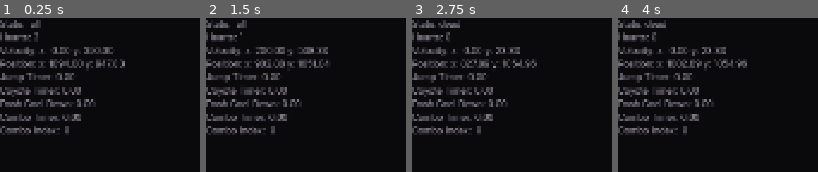
Above: before the commit, frames 1-4 (left to right).
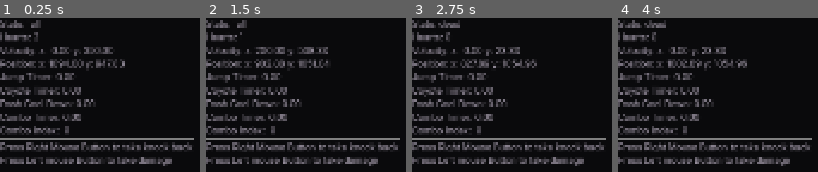
Above: after the commit, the same moments.

Repository: SinaMajdieh/boss-room
Game: Godot game, scene res://scenes/level.tscn
Same seed, same stepped clock (60 frames per second), same inputs: the game is played once before the commit and once after it.
Inputs (mouse positions are in pixels of both pictures, inside the frame that each line leads up to):
- Up to frame 1 (0.25 s): no input
- Up to frame 2 (1.5 s): move the mouse to (outside the picture) at 0.52 s; hold D (right) from 0.53 s (still down); right-click (outside the picture) at 0.6 s; tap Space (jump) at 0.77 s; click (outside the picture) at 0.8 s; move the mouse to (outside the picture) at 1.27 s; click (outside the picture) at 1.35 s
- Up to frame 3 (2.75 s): tap Space (jump) at 1.52 s; right-click (outside the picture) at 1.55 s; move the mouse to (outside the picture) at 2.02 s; release D (right) at 2.03 s; hold A (left) from 2.03 s (still down); right-click (outside the picture) at 2.1 s; click (outside the picture) at 2.3 s
- Up to frame 4 (4 s): tap Enter at 2.75 s; move the mouse to (outside the picture) at 2.77 s; release A (left) at 2.78 s; hold D (right) from 2.78 s (still down); tap Right (attack) at 2.85 s; tap Space (jump) at 3.02, 3.77 s; right-click (outside the picture) at 3.05 s; move the mouse to (outside the picture) at 3.52 s; tap Shift (dash) at 3.6 s; click (outside the picture) at 3.8 s

The runs differ from the first frame. In frame 1, 6.3% of the frame differs, in the area x 0-97%, y 77-97%; in frame 2, 6.3%; in frame 3, 6.3%; in frame 4, 6.3%.

Commit message:
Fixed new issue with state machine passing the current state name instead of the previous state name Fixed new issue with boss hurt function not taking knock back as an attribute

Diff:
--- a/scenes/player.tscn
+++ b/scenes/player.tscn
@@ -257,14 +257,14 @@
 
 [node name="Collision" type="CollisionShape2D" parent="HitBox"]
 shape = SubResource("CapsuleShape2D_kpjcp")
-debug_color = Color(0.23824668, 0.00047553182, 0.3748404, 1)
+debug_color = Color(0.23921569, 0.12156863, 0.15686275, 1)
 
 [node name="Dash" type="CollisionShape2D" parent="HitBox"]
 visible = false
 position = Vector2(0, 10)
 shape = SubResource("CapsuleShape2D_y4r1p")
 disabled = true
-debug_color = Color(0.23824668, 0.00047553182, 0.3748404, 1)
+debug_color = Color(0.23921569, 0.12156863, 0.15686275, 1)
 
 [node name="Dead" type="CollisionShape2D" parent="HitBox"]
 visible = false
@@ -272,7 +272,7 @@
 rotation = 1.5707964
 shape = SubResource("CapsuleShape2D_jej6c")
 disabled = true
-debug_color = Color(0.23824668, 0.00047553182, 0.3748404, 1)
+debug_color = Color(0.23921569, 0.12156863, 0.15686275, 1)
 
 [node name="Attacks" type="Node2D" parent="."]
 
--- a/scenes/player_debug_menu.tscn
+++ b/scenes/player_debug_menu.tscn
@@ -87,3 +87,13 @@
 theme_override_font_sizes/font_size = 22
 text = "Combo Index: "
 script = ExtResource("9_hbebu")
+
+[node name="HSeparator" type="HSeparator" parent="VBoxContainer"]
+layout_mode = 2
+
+[node name="Info" type="Label" parent="VBoxContainer"]
+layout_mode = 2
+theme_override_colors/font_color = Color(0.65882355, 0.62352943, 0.6862745, 1)
+theme_override_font_sizes/font_size = 22
+text = "Press Right Mouse Button to take knock back
+Press Left mouse Button to take damage"
--- a/scripts/boss/boss.gd
+++ b/scripts/boss/boss.gd
@@ -13,7 +13,7 @@
 		velocity.y += gravity_down * delta
 	move_and_slide()
 
-func hurt(amount: Variant) -> void:
+func hurt(amount: Variant, _knock_back: float = 0.0) -> void:
 	health.hurt(amount)
 
 func health_changed(new_health: float) -> void:
--- a/scripts/boss/health.gd
+++ b/scripts/boss/health.gd
@@ -5,4 +5,4 @@
     print("Got hurt %2.2f points!" % amount)
     current_health = clamp(current_health - amount, 0, max_health)
     if current_health <= 0:
-        died()
+        depleted()
--- a/scripts/boss/hitbox.gd
+++ b/scripts/boss/hitbox.gd
@@ -9,6 +9,7 @@
 
 func _ready() -> void:
     set_player_phase_through(player_phase_through)
+
 func _on_area_entered(area: Area2D) -> void:
     if not area:
         return
@@ -19,6 +20,7 @@
 
 func set_player_phase_through(can_phase: bool) -> void:
     player_phase_through = can_phase
+
     if not can_phase and not area_entered.is_connected(_on_area_entered):
         area_entered.connect(_on_area_entered)
     if can_phase and area_entered.is_connected(_on_area_entered):
--- a/scripts/health.gd
+++ b/scripts/health.gd
@@ -13,13 +13,13 @@
 func hurt(amount: Variant = 1) -> void:
     current_health = clamp(current_health - amount, 0, max_health)
     if current_health <= 0:
-        died()
+        depleted()
 
 func heal(amount: Variant = 1) -> void:
     current_health += amount
     current_health = clamp(current_health, 0, max_health)
 
-func died() -> void:
+func depleted() -> void:
     health_depleted.emit()
 
 func is_depleted() -> bool:
--- a/scripts/hitbox.gd
+++ b/scripts/hitbox.gd
@@ -4,17 +4,17 @@
 @export var entity: Node
 
 func hurt(amount: Variant, knock_back: float = 0.0) -> void:
-    if not entity:
-        push_warning("No health component")
-        return
-    entity.hurt(amount, knock_back)
+	if not entity:
+		push_warning("No health component")
+		return
+	entity.hurt(amount, knock_back)
 
 func disable() -> void:
-    monitoring = false
-    monitorable = false
-    visible = false
+	monitoring = false
+	monitorable = false
+	visible = false
 
 func enable() -> void:
-    monitoring = true
-    monitorable = true
-    visible = true
+	monitoring = true
+	monitorable = true
+	visible = true
--- a/scripts/player/movement/precise_movement.gd
+++ b/scripts/player/movement/precise_movement.gd
@@ -37,3 +37,9 @@
 	if not player.jump_timer.is_stopped():
 		player.velocity.y = -jump_force
 		player.jump_timer.stop()
+
+func apply_knock_back(knock_back_velocity: float) -> void:
+	if not facing_left:
+		player.velocity.x = -knock_back_velocity
+	else:
+		player.velocity.x = knock_back_velocity
--- a/scripts/player/states/attack.gd
+++ b/scripts/player/states/attack.gd
@@ -8,10 +8,11 @@
 var combo: int = 0
 
 func enter(_previous_state: String) -> void:
-	if combo_timer.is_stopped():
+	if not in_combo():
 		reset_combo()
 	else:
 		combo_timer.stop()
+
 	attack = attack_sequence[get_combo_index()]
 	attack_animation_player.animation_finished.connect(_on_animation_finished)
 	attack_animation_player.play(attack.animation_name)
@@ -43,6 +44,9 @@
 		combo = 0
 		return
 
+func in_combo() -> bool:
+	return not combo_timer.is_stopped()
+
 func reset_combo() -> void:
 	combo = 0
 
--- a/scripts/state_machine/state_machine.gd
+++ b/scripts/state_machine/state_machine.gd
@@ -29,9 +29,10 @@
 func set_state(state: NodeState) -> void:
 	if not state:
 		return
+	var previous_state_name: String = current_state_name
 	current_state = state
 	current_state_name = state.name.to_lower()
-	state.enter(current_state_name)
+	state.enter(previous_state_name)
 	state_changed.emit(current_state_name)
 
 func add_states(node: Node = self) -> void:
